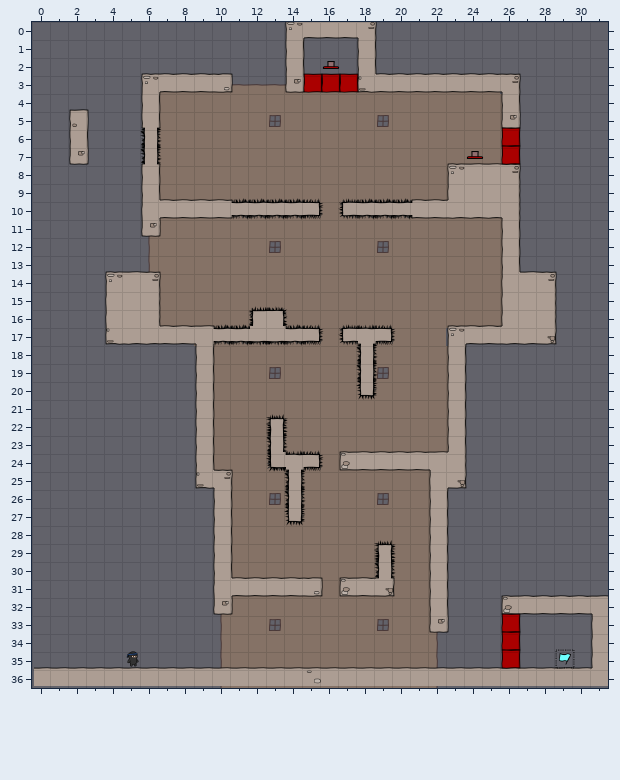
One commit to this Tiled map: raw/levelconverter/maps/l12.tmx. The picture above was drawn from the file before the commit.
Cells are 40x40 px. Shown: x 0..31, y 0..36.
Once edited:
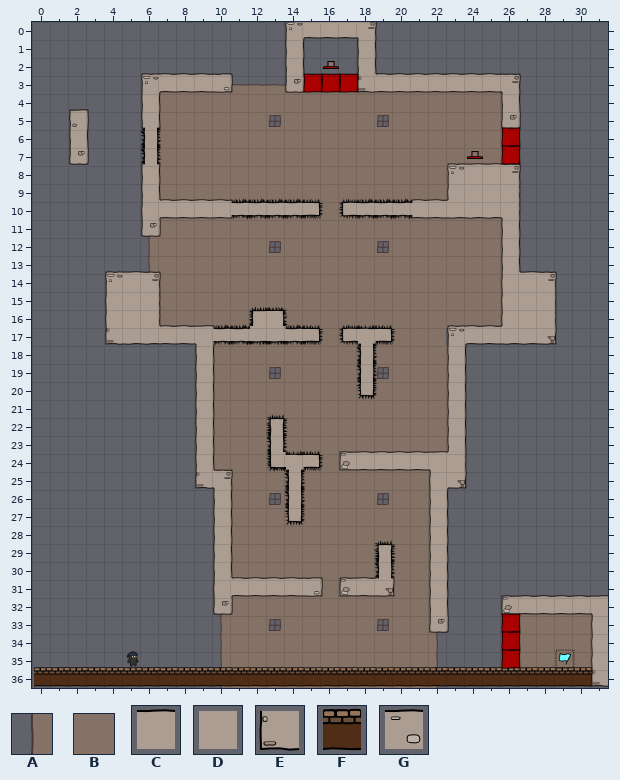
Key: from "background": A 8, B 9; from "world1": C 33, D 41, E 48, F 61, G 125.
_ is an empty cell.
Tiles replaced or removed in this view: C, D, G.
Changes in this commit:
Changed rows in their new state; . is an unchanged cell.
Layer "bg":
first column x 26:
32 .BBBB.
33 .BBBBB
34 .BBBBB
35 ABBBBB
Layer "walls":
first column x 0:
36 FFFFFFFFFFFFFFFFFFFFFFFFFFFFFFFE
Changed places in both pictures, as pixel boxes (x1, y1, x2, y2):
changed: (34, 614, 608, 687)
